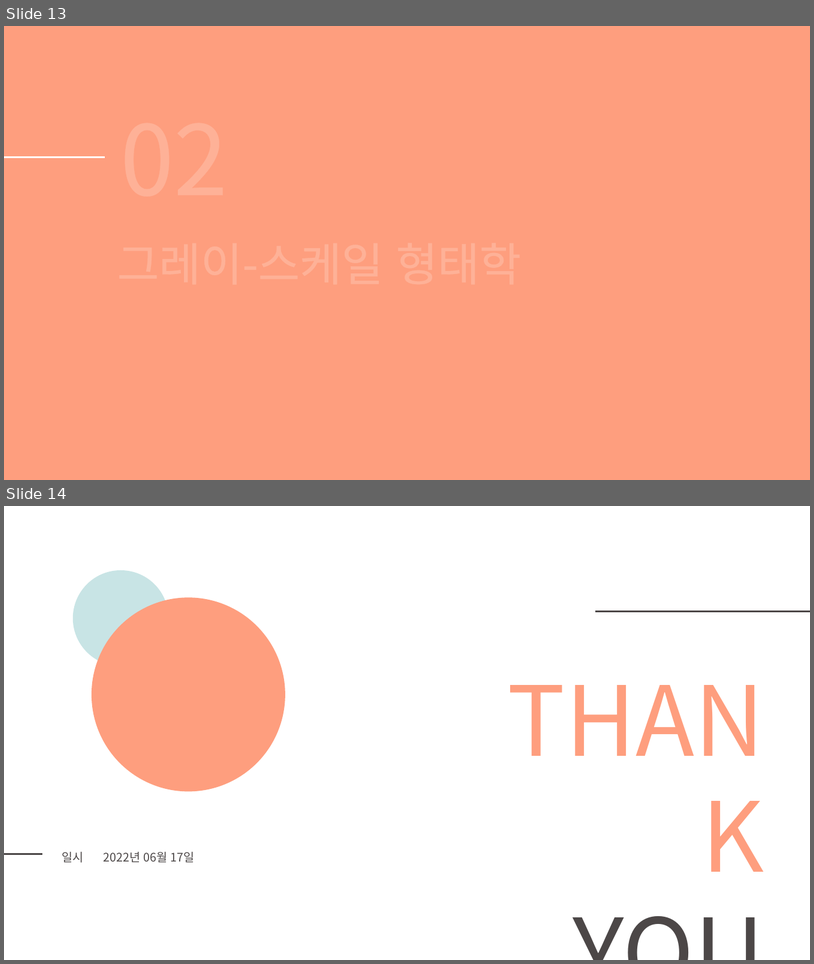
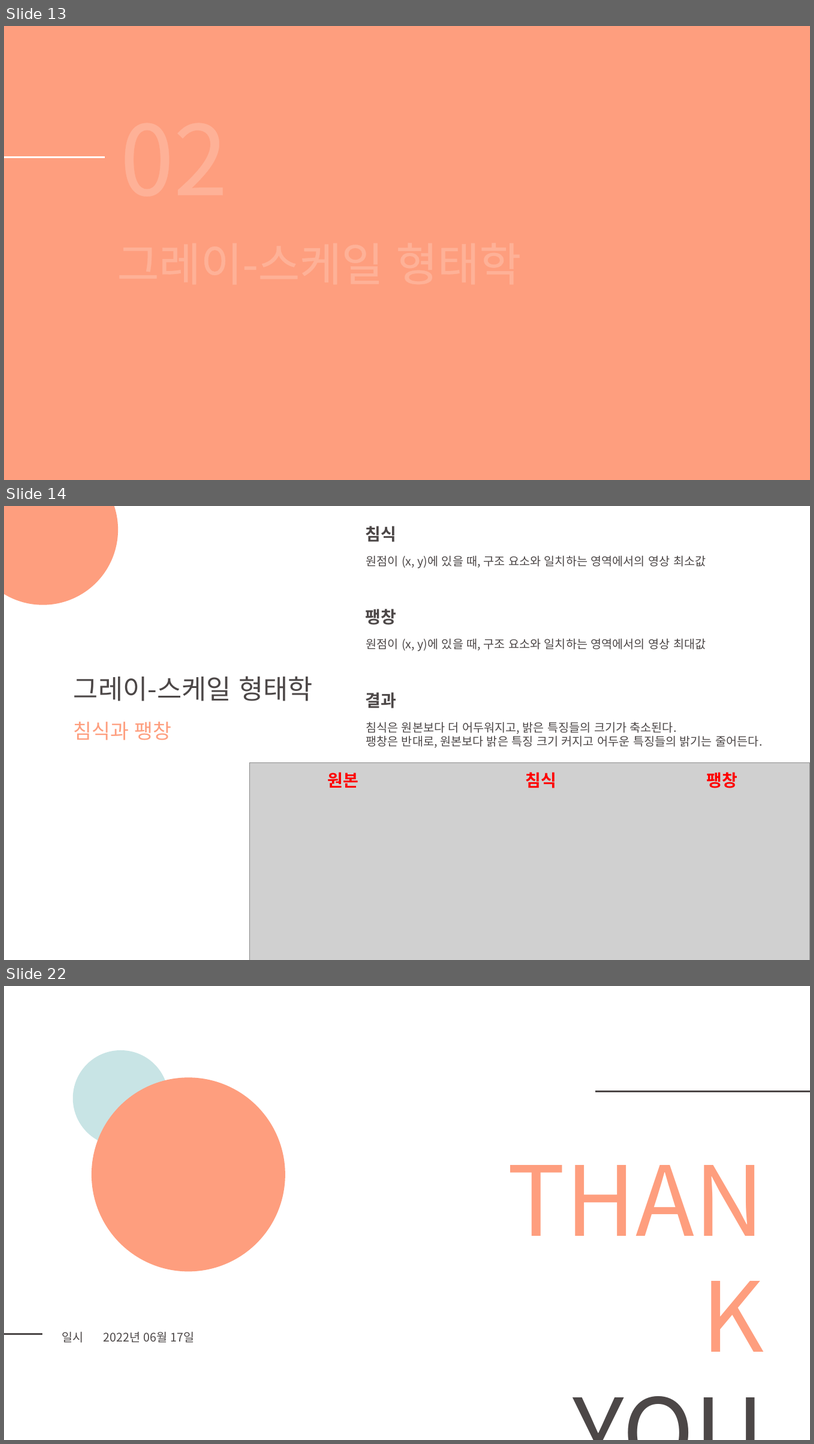
Before and after one commit to DaeSeokSong/summarize-study, a slide deck: 디지털 영상처리 제3판/PPT/14주차 세미나_디지털 영상처리.pptx. Shown one above the other, each under a label of ours: slides 13 and 14 before the commit, slides 13, 14 and 22 after it; the slides between them are not shown. The pictures are 814x964 and 814x1444 pixels, drawn with LibreOffice and Linux fonts; fonts in the diff are those of the drawing; grey boxes stand for pictures. Boxes give left, top, right and bottom in pixels: in the first picture for what was removed or moved away, otherwise in the second. Text is boxed around its words. In the diff, an @@ line names an element or a change of style, - is before the commit and + after.

```diff
--- a/디지털 영상처리 제3판/PPT/14주차 세미나_디지털 영상처리.pptx
+++ b/디지털 영상처리 제3판/PPT/14주차 세미나_디지털 영상처리.pptx
@@ slide 14 added at (x1=4, y1=506, x2=810, y2=960), background #FFFFFF @@
@@ ellipse added at (x1=4, y1=506, x2=119, y2=605), fill #FE9E7E @@
@@ text added at (x1=366, y1=526, x2=397, y2=542), 20 pt, text #4C4747, bold @@
+침식
@@ text added at (x1=366, y1=556, x2=706, y2=568), 14 pt, text #4C4747 @@
+원점이 (x, y)에 있을 때, 구조 요소와 일치하는 영역에서의 영상 최소값
@@ text added at (x1=366, y1=609, x2=397, y2=625), 20 pt, text #4C4747, bold @@
+팽창
@@ text added at (x1=366, y1=639, x2=706, y2=651), 14 pt, text #4C4747 @@
+원점이 (x, y)에 있을 때, 구조 요소와 일치하는 영역에서의 영상 최대값
@@ text added at (x1=74, y1=676, x2=313, y2=701), 32 pt, text #4C4747 @@
+그레이-스케일 형태학
@@ text added at (x1=366, y1=692, x2=397, y2=708), 20 pt, text #4C4747, bold @@
+결과
@@ text added at (x1=74, y1=721, x2=172, y2=740), 24 pt, text #FE9E7E @@
+침식과 팽창
@@ text added at (x1=366, y1=721, x2=762, y2=748), 14 pt, text #4C4747 @@
+침식은 원본보다 더 어두워지고, 밝은 특징들의 크기가 축소된다.
+팽창은 반대로, 원본보다 밝은 특징 크기 커지고 어두운 특징들의 밝기는 줄어든다.
@@ picture added at (x1=249, y1=762, x2=810, y2=960) @@
@@ text added at (x1=327, y1=772, x2=359, y2=787), 20 pt, text #FF0000, bold @@
+원본
@@ text added at (x1=526, y1=772, x2=557, y2=788), 20 pt, text #FF0000, bold @@
+침식
@@ text added at (x1=707, y1=772, x2=738, y2=788), 20 pt, text #FF0000, bold @@
+팽창
@@ ellipse added at (x1=717, y1=853, x2=810, y2=960), fill #C8E4E5 at 60% opacity @@
@@ what was slide 14 is now slide 22 @@
```
Also in this commit, not shown: 1 slide changed, 7 other slides added.
